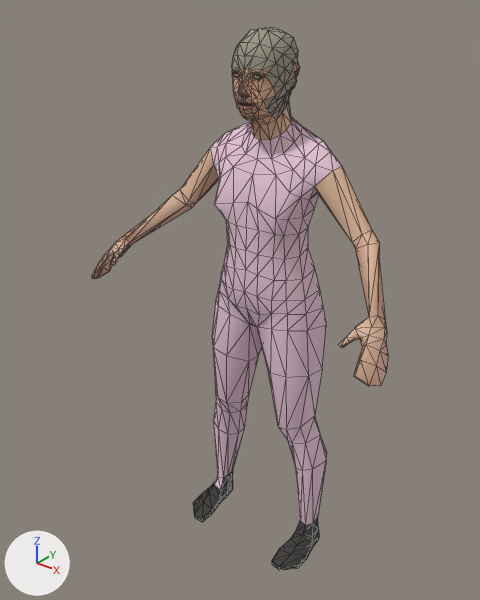
Before and after pictures for a commit that changed the glTF model assets/world/aerobics_1.far.glb.
Rendered twice from a 50 mm camera at (0.919, -1.3, 1.505) aimed at (-0.039, -0.103, 0.763). Arrows for +X, +Y and +Z are at lower left; the lights stay in place. The first picture is the older version. Mesh edges are drawn as thin lines. Vertices at exactly the same position are counted once.

In view in the first picture: 'person_mesh'.
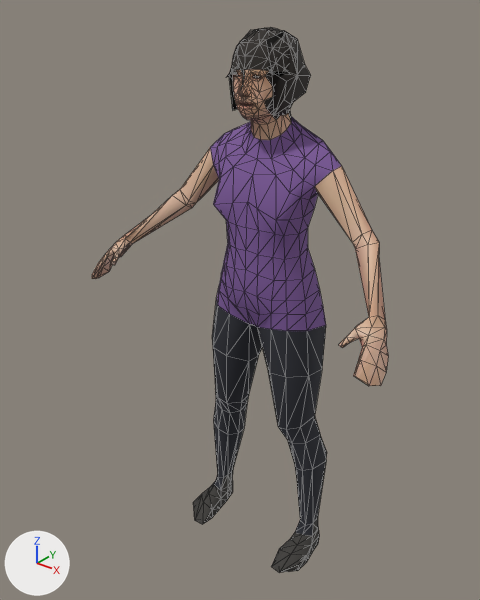
Changed parts and their boxes (x1, y1, x2, y2) in the pictures (480 x 600 px; the box of a moved part takes in the faces that stretch with it):
'person_mesh', recoloured, reshaped (darker)
    before: (92, 27, 388, 570)
    after: (92, 27, 388, 573)
part 1 of me_person_mesh, added
    after: (226, 30, 310, 116)
part 2 of me_person_mesh, moved or reshaped
    before: (257, 175, 303, 236)
    after: (258, 175, 303, 236)
part 3 of me_person_mesh, moved or reshaped
    before: (214, 167, 233, 221)
    after: (213, 167, 233, 221)
part 4 of me_person_mesh, moved or reshaped
    before: (272, 537, 319, 570)
    after: (271, 537, 319, 573)
part 5 of me_person_mesh, moved or reshaped
    before: (193, 484, 233, 522)
    after: (193, 484, 233, 524)
part 6 of me_person_mesh, recoloured (pale pink to dark grey)
    both: (212, 299, 327, 525)
part 7 of me_person_mesh, recoloured (pale pink to purple)
    both: (210, 117, 341, 331)
part 8 of me_person_mesh, recoloured
    both: (295, 521, 313, 536)
part 9 of me_person_mesh, recoloured
    before: (291, 62, 297, 76)

Edits to the bpy script that builds the scene:
```text
Change mat_color_bob02:
    mat_color_bob02.base_color: (0.347, 0.314, 0.25) -> (0.0273, 0.0222, 0.0185)  # grey #9f9889 -> black #2e2925
Add mat_color_world_t_shirt:
    mat_color_world_t_shirt = principled_material('color_world_t_shirt')
    mat_color_world_t_shirt.base_color = (0.205, 0.102, 0.328)  # purple #7d5a9b
    mat_color_world_t_shirt.roughness = 0.9
Add mat_color_mindfront_female_trousers_1:
    mat_color_mindfront_female_trousers_1 = principled_material('color_mindfront_female_trousers_1')
    mat_color_mindfront_female_trousers_1.base_color = (0.0242, 0.0262, 0.0356)  # dark grey #2b2d35
    mat_color_mindfront_female_trousers_1.roughness = 0.9
Change me_person_mesh:
    verts and faces of me_person_mesh; kept vertices keep their numbers, new ones are numbered from 838
    remove me_person_mesh.from_pydata(...)  # 838 vertices, 1644 faces; spans x -0.433..0.433, y -0.284..0.069, z 0.008..1.408
    add me_person_mesh.from_pydata(...)  # 789 vertices, 1554 faces; spans x -0.433..0.433, y -0.284..0.069, z 0.0..1.408
    me_person_mesh part 1: a new loose piece of 29 vertices spanning x -0.08..0.082, y -0.139..0.024, z 1.233..1.404, in mat_color_bob02 (black #2e2925)
    me_person_mesh part 2
    add verts[187] = (0.109, -0.111, 1.011)  # moved, pixel (288, 220)
    add verts[188] = (0.092, -0.139, 1.015)  # moved, pixel (275, 220)
    me_person_mesh part 3
    add verts[331] = (-0.109, -0.111, 1.011)  # moved
    add verts[332] = (-0.092, -0.139, 1.015)  # moved, pixel (213, 204)
    me_person_mesh part 4
    add verts[437] = (0.13, -0.172, 0.0)  # moved, pixel (271, 566)
    add verts[438] = (0.16, -0.175, 0.0)  # moved, pixel (279, 572)
    add verts[450] = (0.163, 0.012, 0.0)  # moved
    add verts[457] = (0.138, -0.045, 0.0)  # moved
    add verts[451] = (0.148, -0.006, 0.0)  # moved
    add verts[460] = (0.199, -0.099, 0.0)  # moved, pixel (306, 562)
    add verts[452] = (0.124, -0.133, 0.0)  # moved
    add verts[455] = (0.188, -0.019, 0.0)  # moved, pixel (317, 544)
    add verts[453] = (0.131, -0.172, 0.0)  # moved, pixel (271, 566)
    add verts[454] = (0.192, -0.052, 0.0)  # moved, pixel (312, 551)
    add verts[456] = (0.132, -0.084, 0.0)  # moved
    add verts[458] = (0.143, -0.024, 0.0)  # moved
    add verts[459] = (0.198, -0.138, 0.0)  # moved, pixel (297, 570)
    add verts[461] = (0.16, -0.175, 0.0)  # moved, pixel (279, 572)
    me_person_mesh part 5
    add verts[468] = (-0.16, -0.175, 0.0)  # moved, pixel (194, 520)
    add verts[469] = (-0.13, -0.172, 0.0)  # moved, pixel (202, 524)
    add verts[481] = (-0.148, -0.006, 0.0)  # moved, pixel (232, 492)
    add verts[490] = (-0.199, -0.099, 0.0)  # moved
    add verts[482] = (-0.163, 0.012, 0.0)  # moved, pixel (232, 487)
    add verts[488] = (-0.138, -0.045, 0.0)  # moved, pixel (227, 500)
    add verts[483] = (-0.131, -0.172, 0.0)  # moved, pixel (202, 524)
    add verts[484] = (-0.124, -0.133, 0.0)  # moved, pixel (212, 517)
    add verts[485] = (-0.188, -0.019, 0.0)  # moved
    add verts[486] = (-0.192, -0.052, 0.0)  # moved
    add verts[487] = (-0.132, -0.084, 0.0)  # moved, pixel (220, 507)
    add verts[489] = (-0.143, -0.024, 0.0)  # moved, pixel (230, 495)
    add verts[491] = (-0.198, -0.138, 0.0)  # moved, pixel (193, 508)
    add verts[492] = (-0.16, -0.175, 0.0)  # moved, pixel (194, 520)
    me_person_mesh part 6: 172 faces spanning x -0.193..0.193, y -0.118..0.066, z 0.053..0.725 switch from mat_color_female_casualsuit01 (pale pink #e9c7d8) to mat_color_mindfront_female_trousers_1 (dark grey #2b2d35)
    me_person_mesh part 7: 348 faces spanning x -0.182..0.182, y -0.139..0.069, z 0.675..1.221 switch from mat_color_female_casualsuit01 (pale pink #e9c7d8) to mat_color_world_t_shirt (purple #7d5a9b)
    me_person_mesh part 8: 4 faces spanning x 0.141..0.185, y -0.074..-0.039, z 0.053..0.094 switch from mat_color_shoes02 (dark grey #3e3c39) to mat_color_mindfront_female_trousers_1 (dark grey #2b2d35)
    me_person_mesh part 9: 34 faces spanning x -0.074..0.074, y -0.095..-0.005, z 1.216..1.345 switch from mat_skin (picture img_image_1) to mat_color_bob02 (black #2e2925)
    other edits to the shape of me_person_mesh do not show in these pictures
```
